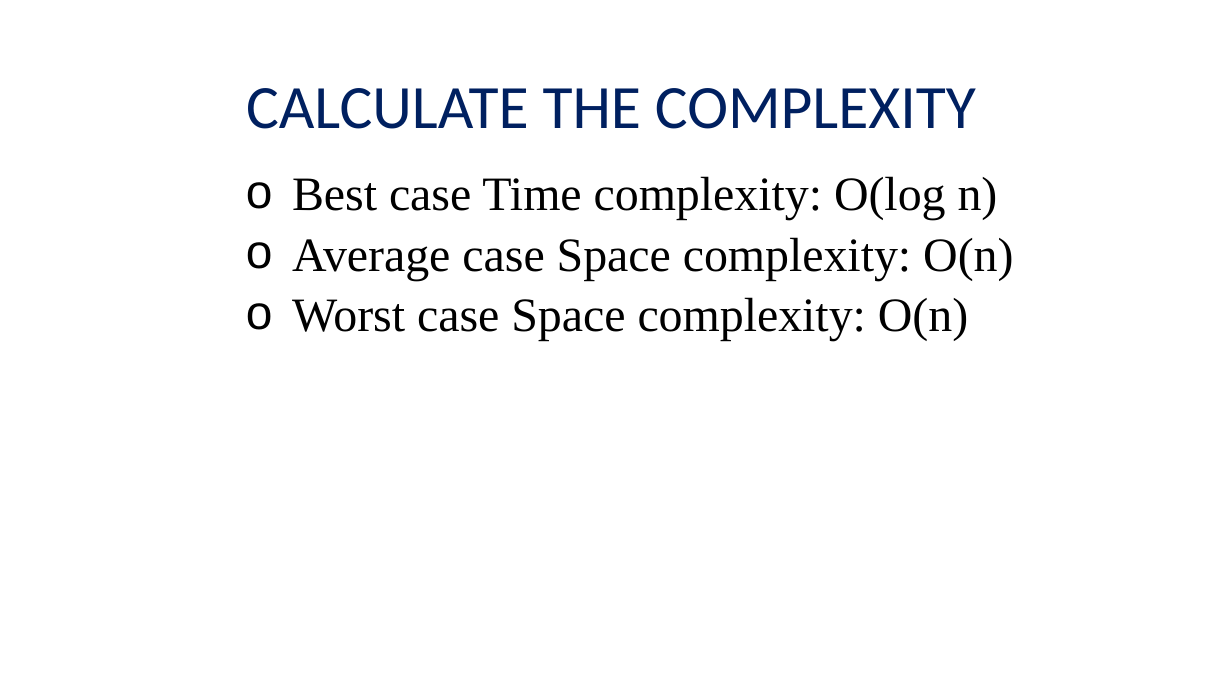
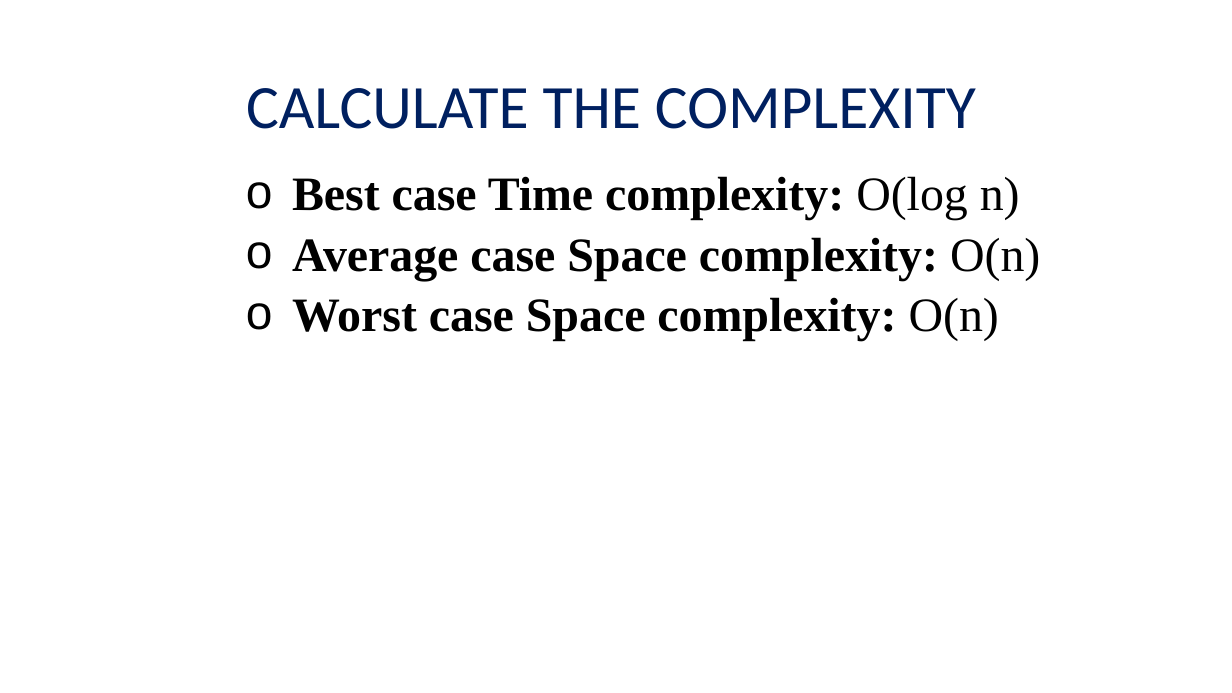
Before and after one commit to viettungvuong/Seminar, a slide deck: slide 71 of Seminar.pptx. Drawn at 1232x693 pixels with LibreOffice and Linux fonts; fonts in the diff are those of the drawing; background and template pictures are left out. Boxes give left, top, right and bottom in pixels: in the first picture for what was removed or moved away, otherwise in the second. Text is boxed around its words. In the diff, an @@ line names an element or a change of style, - is before the commit and + after.

```diff
--- a/Seminar.pptx
+++ b/Seminar.pptx
@@ text "Best case Time complexity: O(log ..." at <box>292,176,1040,341</box>: bold on in "Best case Time complexity:", "Average case Space complexity:", "Worst case Space complexity:" @@
```
Also in this commit, not shown: 5 other slides changed, 1 other file.
